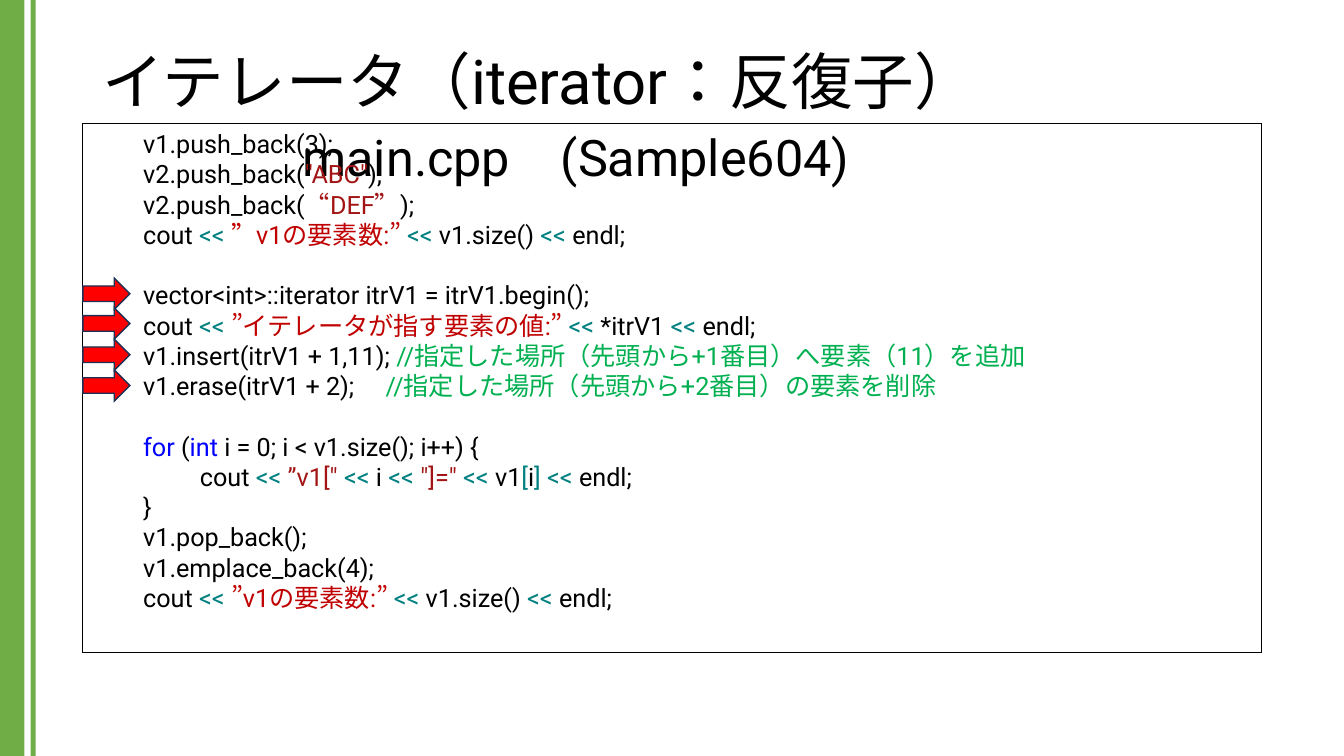
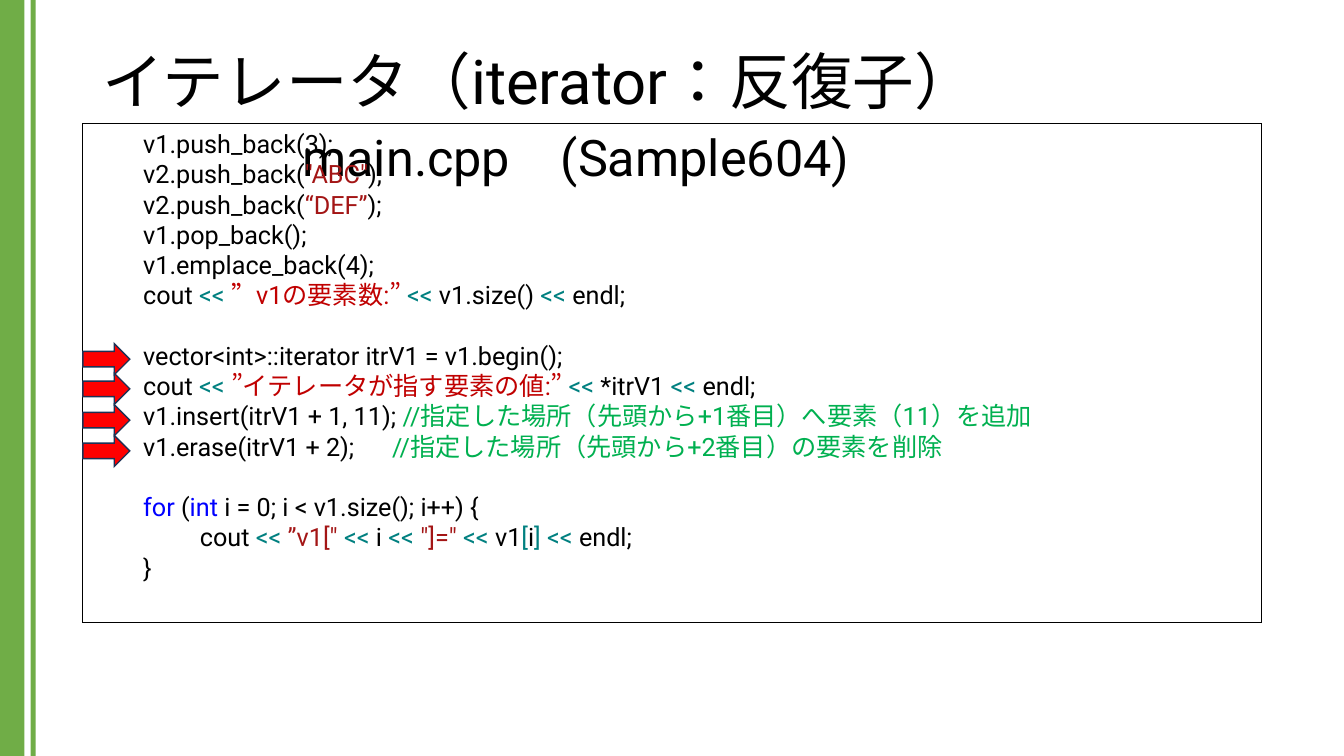
Before and after one commit to kic-murata/cpp2024, a slide deck: slide 20 of 授業資料/講義資料：Vectorクラス.pptx. Drawn at 1344x756 pixels with LibreOffice and Linux fonts; fonts in the diff are those of the drawing. Boxes give left, top, right and bottom in pixels: in the first picture for what was removed or moved away, otherwise in the second. Text is boxed around its words. In the diff, an @@ line names an element or a change of style, - is before the commit and + after.

```diff
--- a/授業資料/講義資料：Vectorクラス.pptx
+++ b/授業資料/講義資料：Vectorクラス.pptx
@@ rectangle "v1.push_back(3);": place and size @@
-rectangle "v1.push_back(3);" at (83,124,1261,653)
+rectangle "v1.push_back(3);" at (83,124,1261,623)
@@ text in rectangle at (143,194,1032,462): text changed @@
-v2.push_back(“DEF”);
-cout << ”v1の要素数:” << v1.size() << endl;
-vector<int>::iterator itrV1 = itrV1.begin();
-cout << ”イテレータが指す要素の値:” << *itrV1 << endl;
-v1.insert(itrV1 + 1,11); //指定した場所（先頭から+1番目）へ要素（11）を追加
-v1.erase(itrV1 + 2); //指定した場所（先頭から+2番目）の要素を削除
+v2.push_back(“DEF”);
+v1.pop_back();
+v1.emplace_back(4);
+cout << ”v1の要素数:” << v1.size() << endl;
+vector<int>::iterator itrV1 = v1.begin();
+cout << ”イテレータが指す要素の値:” << *itrV1 << endl;
+v1.insert(itrV1 + 1, 11); //指定した場所（先頭から+1番目）へ要素（11）を追加
+v1.erase(itrV1 + 2); //指定した場所（先頭から+2番目）の要素を削除
@@ 4 right arrows: place and size @@
-4 right arrows at (83,278,130,401)
+4 right arrows at (83,344,130,467)
@@ text in rectangle at (143,526,612,613): paragraphs removed @@
-v1.pop_back();
-v1.emplace_back(4);
-cout << ”v1の要素数:” << v1.size() << endl;
```
Also in this commit, not shown: 12 other slides changed.
